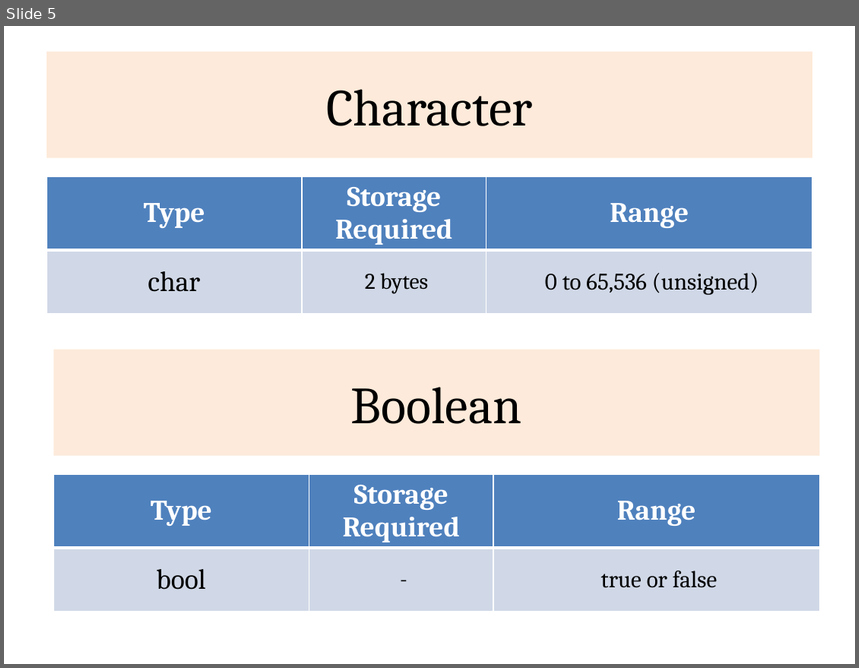
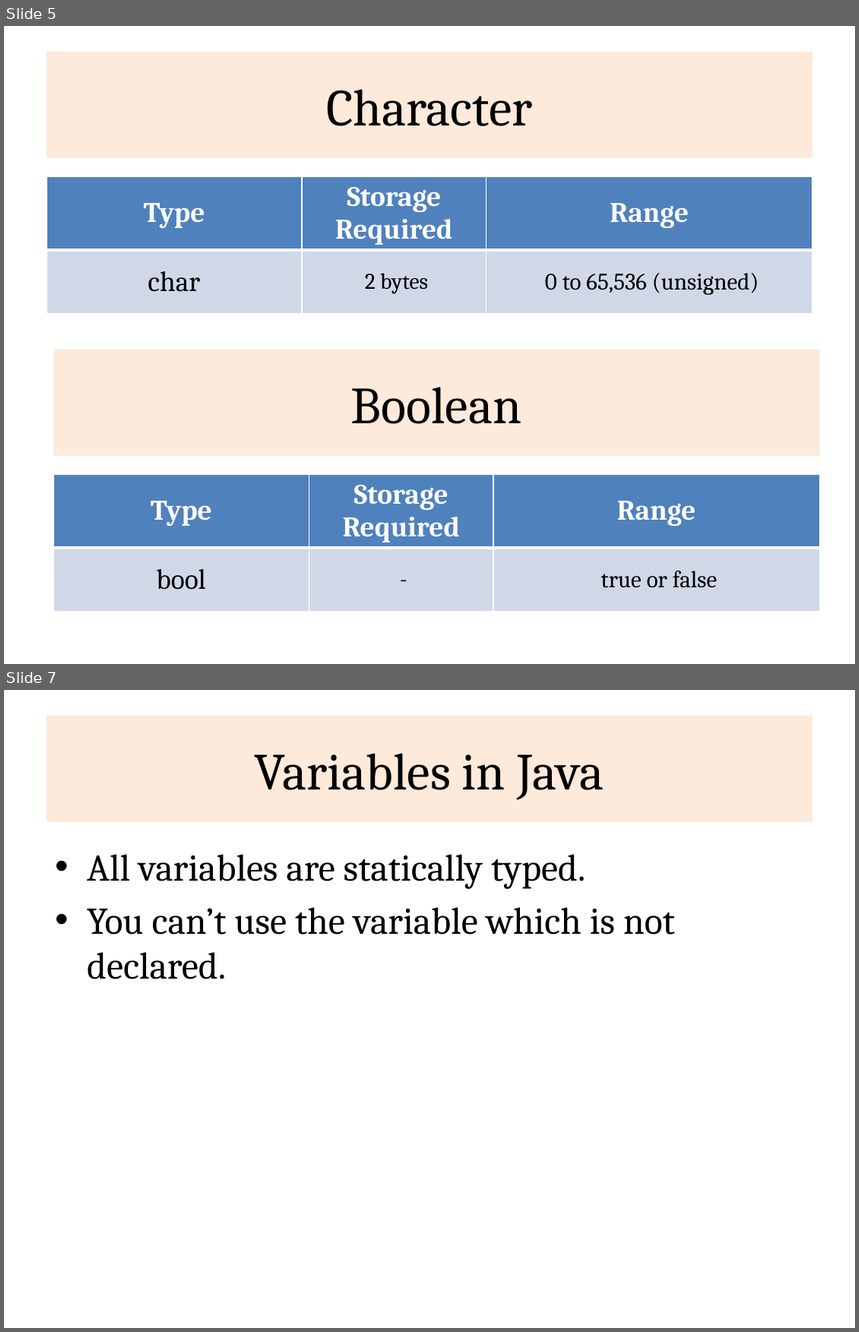
Before and after one commit to rajasekaran36/CS8392-OOPS, a slide deck: Slides/Unit 1/CS8382_U1_6_DataTypes.pptx. Shown one above the other, each under a label of ours: slide 5 before the commit, slides 5 and 7 after it; the slides between them are not shown. The pictures are 859x668 and 859x1332 pixels, drawn with LibreOffice and Linux fonts; fonts in the diff are those of the drawing. Boxes give left, top, right and bottom in pixels: in the first picture for what was removed or moved away, otherwise in the second. Text is boxed around its words. In the diff, an @@ line names an element or a change of style, - is before the commit and + after.

```diff
--- a/Slides/Unit 1/CS8382_U1_6_DataTypes.pptx
+++ b/Slides/Unit 1/CS8382_U1_6_DataTypes.pptx
@@ slide 7 added at [4,690,855,1328], background #FFFFFF @@
@@ title added at [47,716,813,822], fill #FDEADA, 44 pt, text #000000 @@
+Variables in Java
@@ text added at [87,854,675,980], 32 pt, text #000000 @@
+• All variables are statically typed.
+• You can’t use the variable which is not declared.
```
Also in this commit, not shown: 2 other slides added, 1 slide removed, 39 other files.
